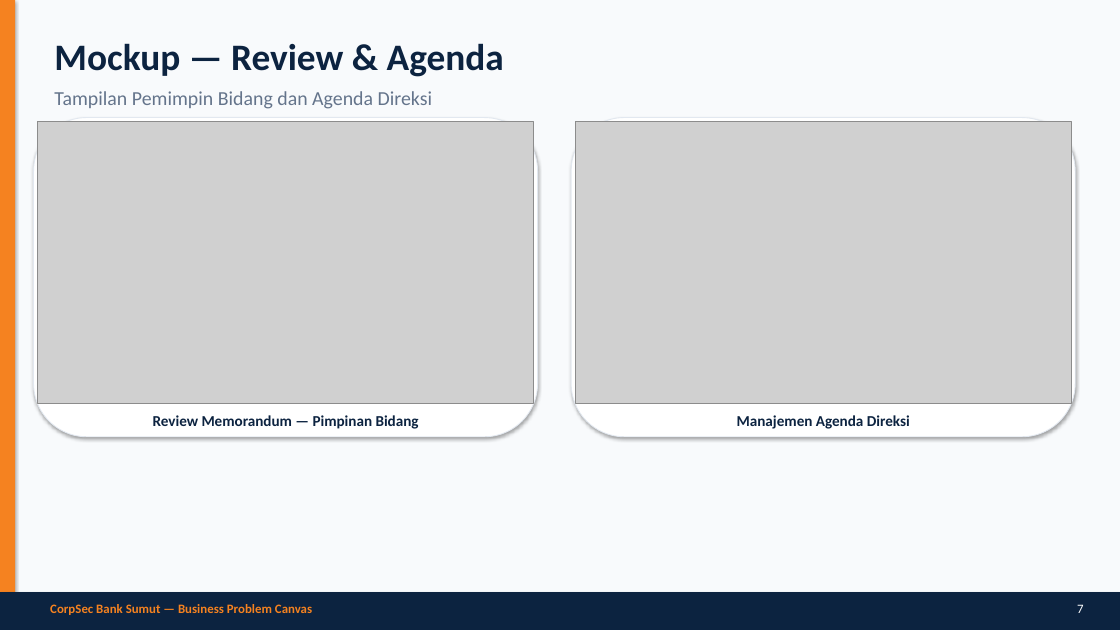
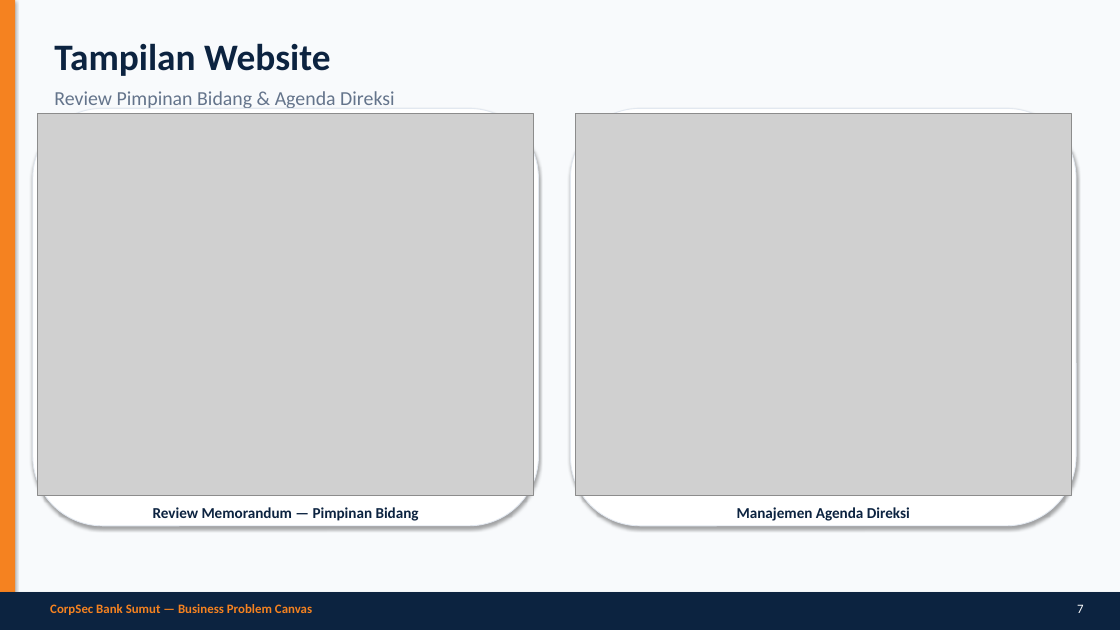
Before and after one commit to kelompok8ai/repo-day1-a, a slide deck: slide 7 of CorpSec-Bank-Sumut-Presentasi.pptx. Drawn at 1120x630 pixels with LibreOffice and Linux fonts; fonts in the diff are those of the drawing; grey boxes stand for pictures. Boxes give left, top, right and bottom in pixels: in the first picture for what was removed or moved away, otherwise in the second. Text is boxed around its words. In the diff, an @@ line names an element or a change of style, - is before the commit and + after.

```diff
--- a/CorpSec-Bank-Sumut-Presentasi.pptx
+++ b/CorpSec-Bank-Sumut-Presentasi.pptx
@@ text at [54, 43, 395, 108]: text changed @@
-Mockup — Review & Agenda
-Tampilan Pemimpin Bidang dan Agenda Direksi
+Tampilan Website
+Review Pimpinan Bidang & Agenda Direksi
@@ rounded rectangle: place and size @@
-rounded rectangle at [34, 118, 538, 437]
+rounded rectangle at [33, 108, 539, 526]
@@ picture: place and size @@
-picture at [38, 122, 534, 403]
+picture at [38, 113, 534, 496]
@@ rounded rectangle: place and size @@
-rounded rectangle at [571, 118, 1075, 437]
+rounded rectangle at [571, 108, 1076, 526]
@@ picture: place and size @@
-picture at [576, 122, 1071, 403]
+picture at [576, 113, 1071, 496]
@@ text "Review Memorandum — Pimpinan Bidang": place and size @@
-text "Review Memorandum — Pimpinan Bidang" at [153, 415, 419, 429]
+text "Review Memorandum — Pimpinan Bidang" at [153, 507, 419, 521]
@@ text "Manajemen Agenda Direksi": place and size @@
-text "Manajemen Agenda Direksi" at [737, 415, 910, 429]
+text "Manajemen Agenda Direksi" at [737, 507, 910, 521]
```
Also in this commit, not shown: 9 other slides changed, 1 slide added, 2 other files.
